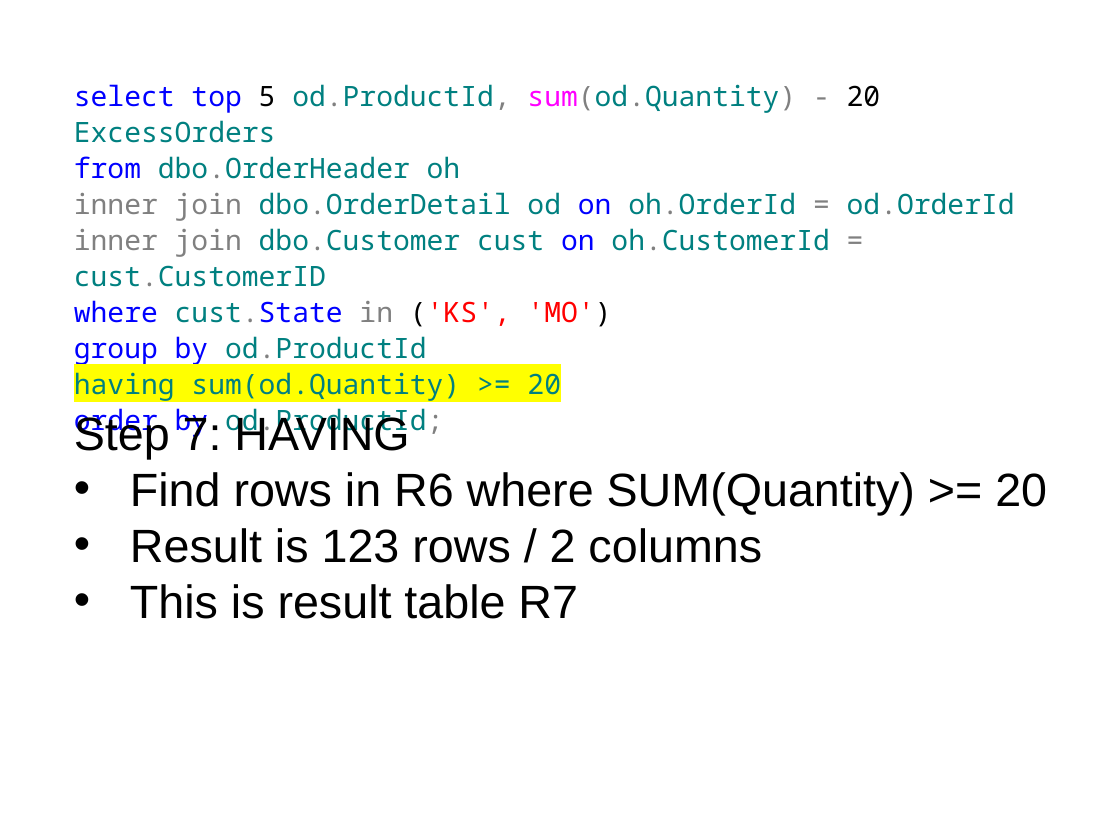
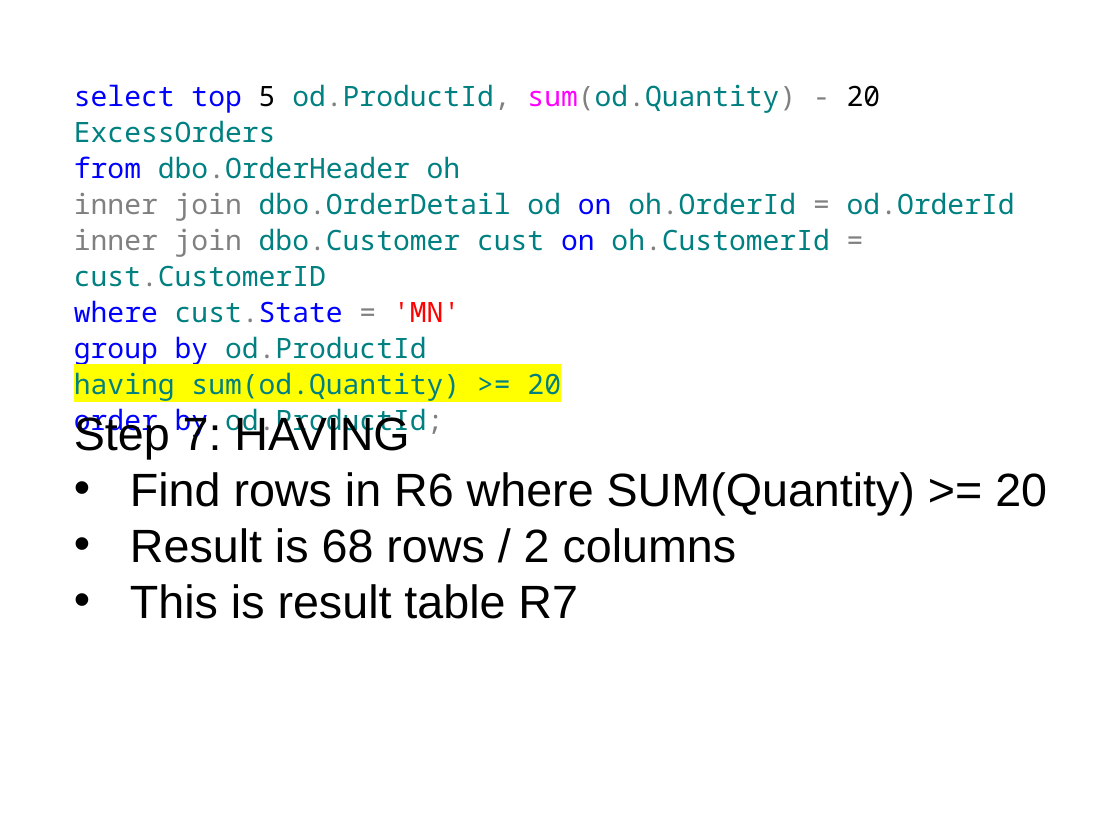
Before and after one commit to tf3604/OptimizerPresentation, a slide deck: slide 19 of Optimizer.pptx. Drawn at 1120x840 pixels with LibreOffice and Linux fonts; fonts in the diff are those of the drawing; background and template pictures are left out. Boxes give left, top, right and bottom in pixels: in the first picture for what was removed or moved away, otherwise in the second. Text is boxed around its words. In the diff, an @@ line names an element or a change of style, - is before the commit and + after.

```diff
--- a/Optimizer.pptx
+++ b/Optimizer.pptx
@@ text at box(74, 300, 460, 323): text changed @@
-where cust.State in ('KS', 'MO')
+where cust.State = 'MN'
@@ text at box(130, 528, 737, 563): text changed @@
-• Result is 123 rows / 2 columns
+• Result is 68 rows / 2 columns
```
Also in this commit, not shown: 14 other slides changed, 10 other files.
